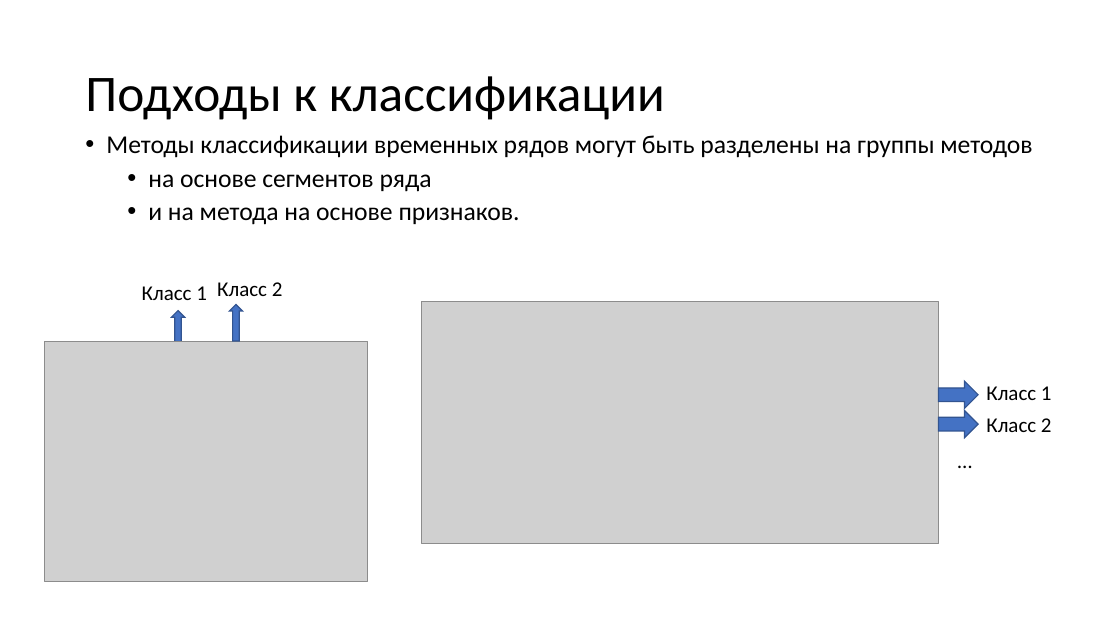
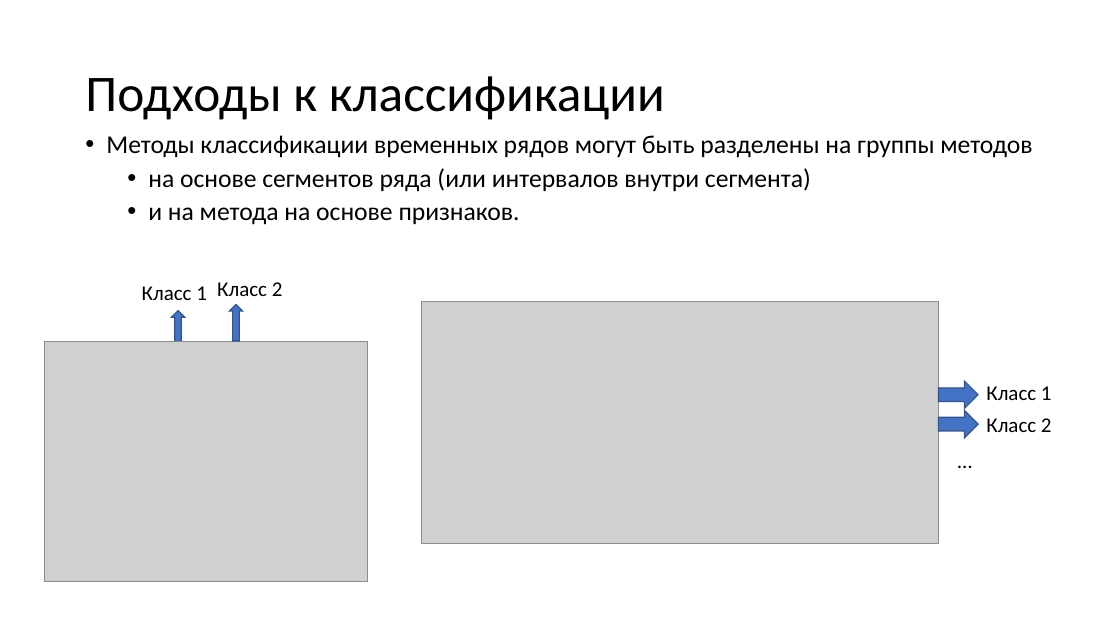
Before and after one commit to MVRonkin/TimeSeriesCourse, a slide deck: slide 9 of 2024/Lec/Юнит 17 - Классификация-1.pptx. Drawn at 1120x630 pixels with LibreOffice and Linux fonts; fonts in the diff are those of the drawing; grey boxes stand for pictures. Boxes give left, top, right and bottom in pixels: in the first picture for what was removed or moved away, otherwise in the second. Text is boxed around its words. In the diff, an @@ line names an element or a change of style, - is before the commit and + after.

```diff
--- a/2024/Lec/Юнит 17 - Классификация-1.pptx
+++ b/2024/Lec/Юнит 17 - Классификация-1.pptx
@@ text at (148,168,811,192): text changed @@
-  • на основе сегментов ряда
+  • на основе сегментов ряда (или интервалов внутри сегмента)
```
Also in this commit, not shown: 2 other slides changed, 2 slides removed, 3 other files.
